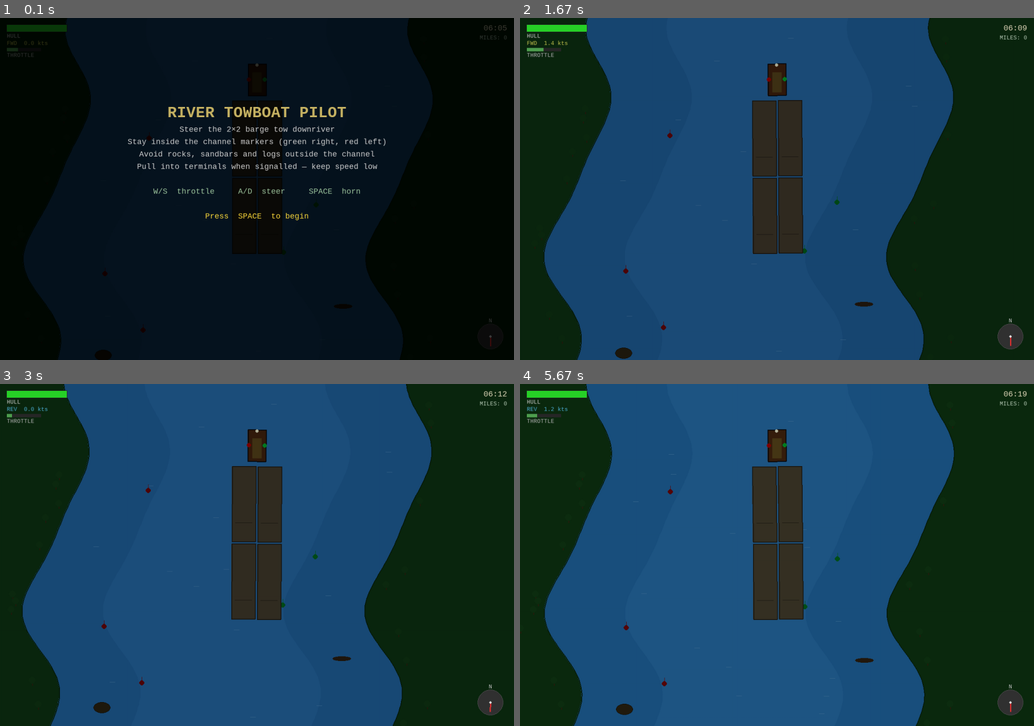
Above: before the commit, frames 1-4 (two rows, left to right).
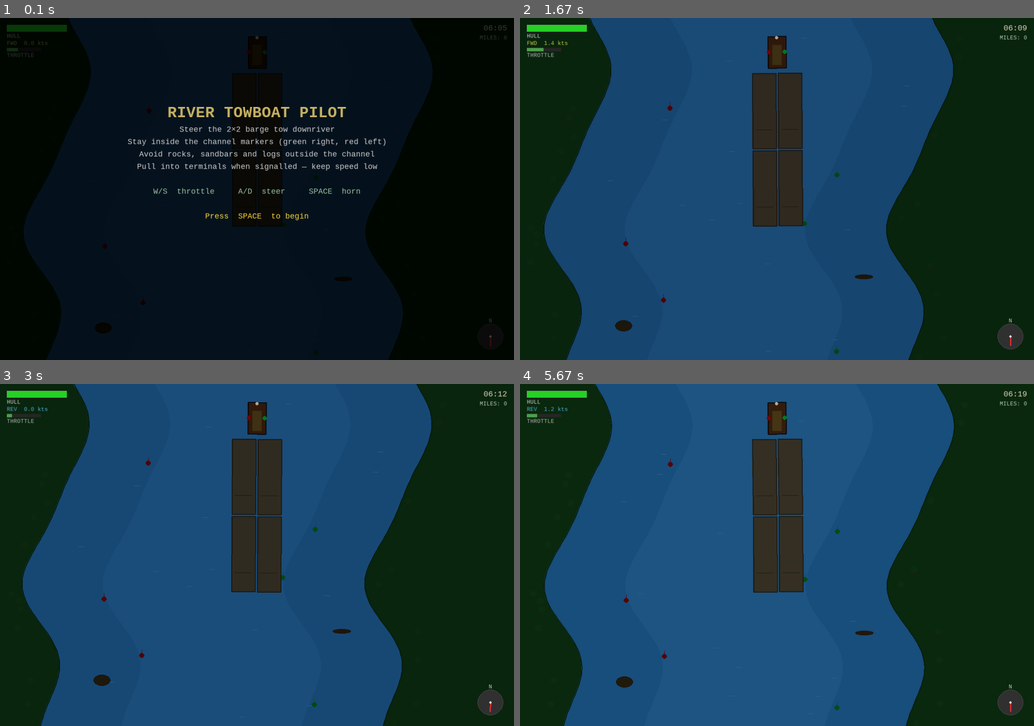
Above: after the commit, the same moments.

Repository: roadwarrior99/lock-simulator
Game: pygame game, started from pilot_sim.py
Two runs of this game, one before a commit and one after it. Both use one fixed random seed, a clock stepped at 60 frames per second and the inputs below.
Inputs:
- Up to frame 1 (0.1 s): no input
- Up to frame 2 (1.67 s): tap Space at 0.33 s; hold Right 0.67-1.13 s; hold Up 1.17-1.47 s; hold Right from 1.5 s (still down)
- Up to frame 3 (3 s): release Right at 1.97 s; hold Left 2-2.53 s; hold Down 2.57-2.87 s; hold Left from 2.9 s (still down)
- Up to frame 4 (5.67 s): release Left at 3.3 s; hold Up 3.33-3.7 s; hold Right 3.73-4.37 s; hold Down 4.4-4.77 s; hold Left 4.8-5.27 s; hold Right from 5.3 s (still down)

The runs differ from the first frame. In frame 1, 4.7% of the frame differs, in the area x 4-85%, y 0-100%; in frame 2, 6.7%; in frame 3, 6.8%; in frame 4, 7.0%, in the area x 0-87%, y 0-100%.

Commit message:
barge steering fixes

Diff:
--- a/pilot_sim.py
+++ b/pilot_sim.py
@@ -25,7 +25,7 @@
 # ── Display ────────────────────────────────────────────────────────────────────
 SW, SH  = 1200, 800
 FPS     = 60
-VREF_Y  = int(SH * 0.18)   # towboat sits this many pixels from the top of screen
+VREF_Y  = int(SH * 0.10)   # towboat sits this many pixels from the top of screen
 
 # ── River geometry (world units; 1 wu ≈ 1 px at 1:1 zoom) ────────────────────
 RIVER_HALF   = 400    # half-width of the full river
